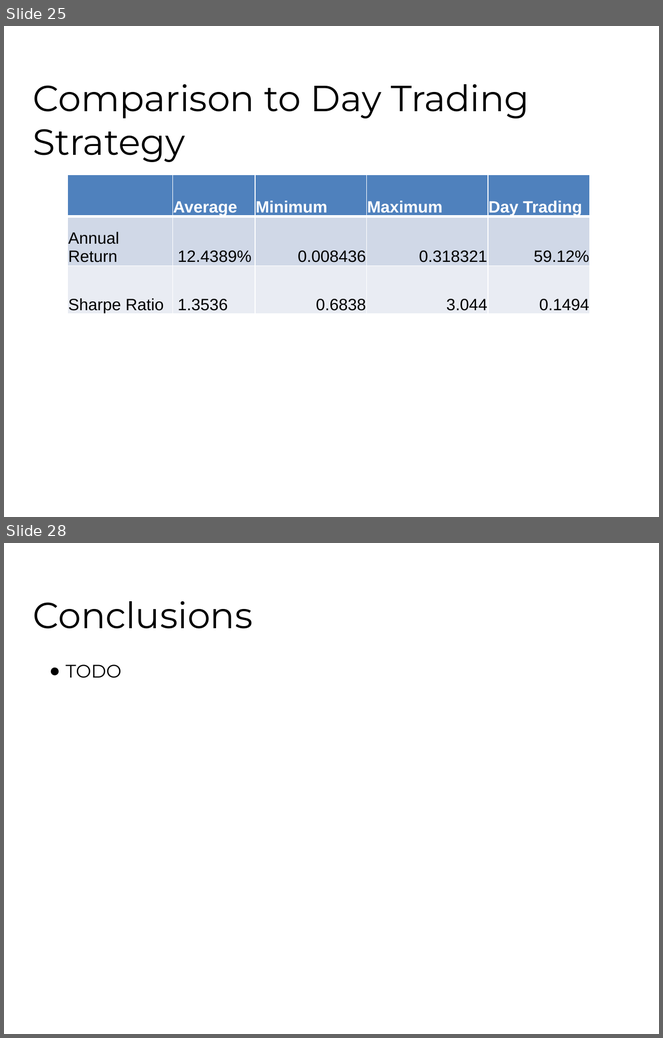
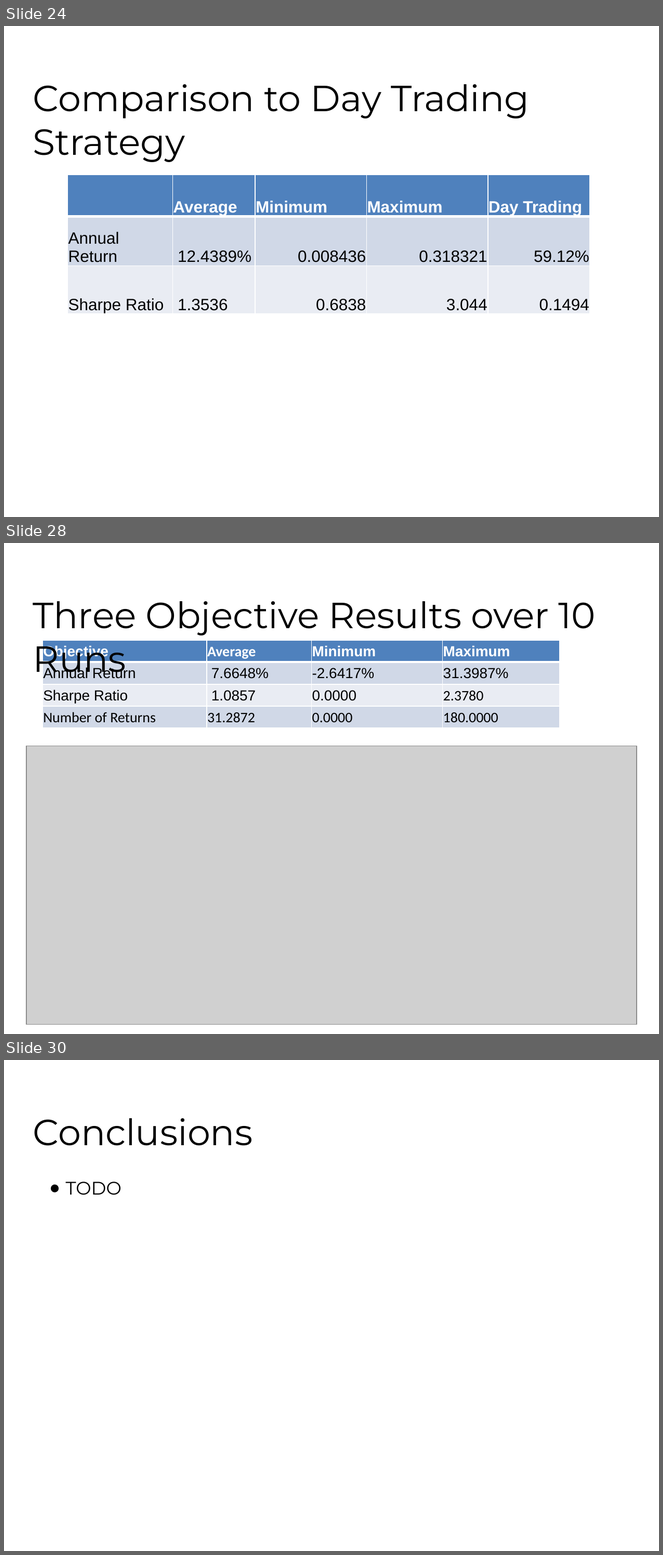
Before and after one commit to fhh23/Evolving-Stock-Market-Indicators-Using-Multi-Objective-Genetic-Algorithms, a slide deck: CSE848_Hormasji_Reiff_ProjectPresentation.pptx. Shown one above the other, each under a label of ours: slides 25 and 28 before the commit, slides 24, 28 and 30 after it; the slides between them are not shown. The pictures are 663x1038 and 663x1555 pixels, drawn with LibreOffice and Linux fonts; fonts in the diff are those of the drawing; grey boxes stand for pictures; background and template pictures are left out. Boxes give left, top, right and bottom in pixels: in the first picture for what was removed or moved away, otherwise in the second. Text is boxed around its words. In the diff, an @@ line names an element or a change of style, - is before the commit and + after.

```diff
--- a/CSE848_Hormasji_Reiff_ProjectPresentation.pptx
+++ b/CSE848_Hormasji_Reiff_ProjectPresentation.pptx
@@ slide 28 added at <box>4,543,659,1034</box>, background #FFFFFF @@
@@ title added at <box>33,601,596,681</box>, 40 pt, text #000000 @@
+Three Objective Results over 10 Runs
@@ table added at <box>42,640,560,728</box>, 4 rows, 4 columns @@
+Objective | Average | Minimum | Maximum
+Annual Return | 7.6648% | -2.6417% | 31.3987%
+Sharpe Ratio | 1.0857 | 0.0000 | 2.3780
+Number of Returns | 31.2872 | 0.0000 | 180.0000
@@ picture added at <box>26,746,637,1025</box> @@
@@ what was slide 25 is now slide 24 @@
@@ what was slide 28 is now slide 30 @@
```
Also in this commit, not shown: 11 slides changed, 2 other slides added, 1 slide removed, 3 other files.
